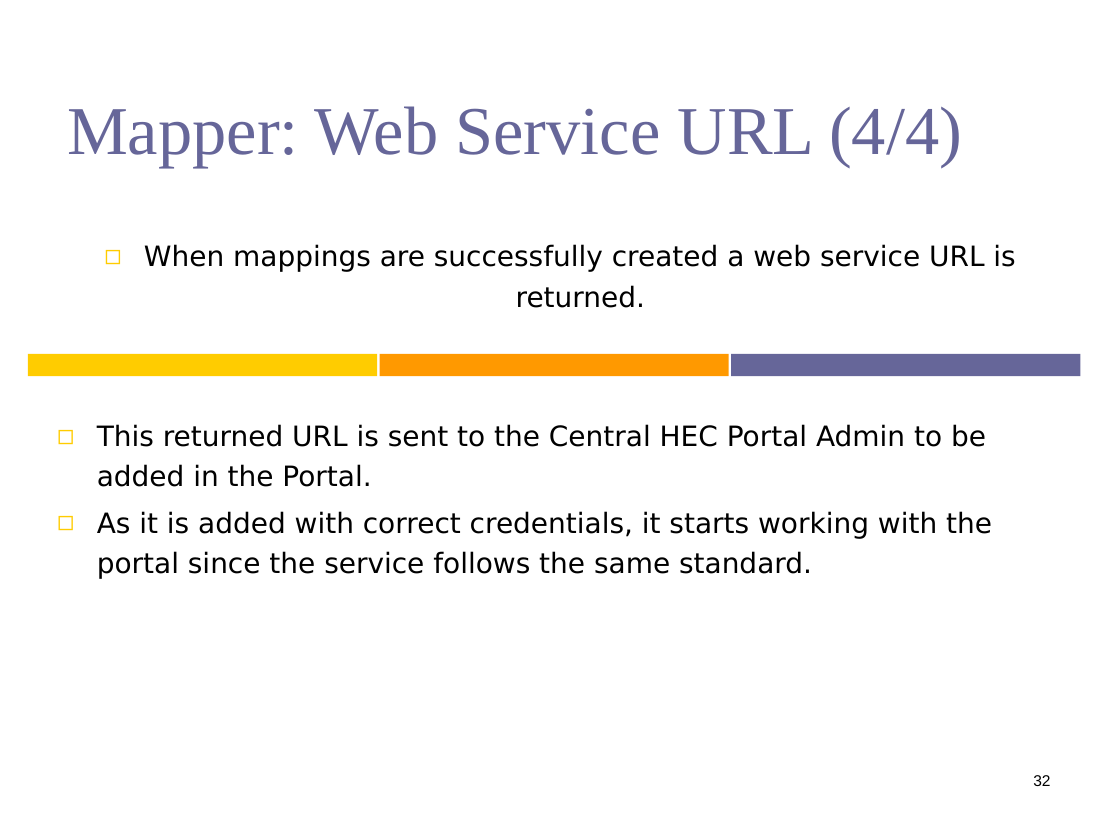
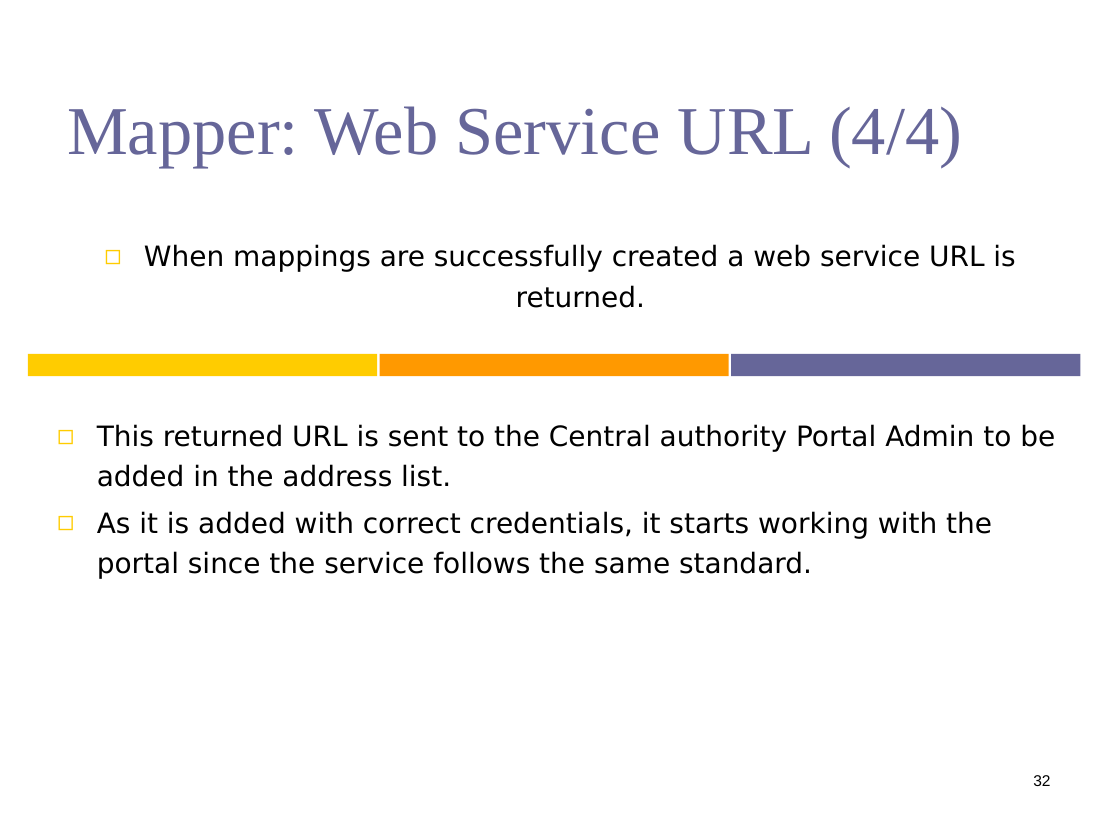
Before and after one commit to umair3/dress, a slide deck: slide 32 of presentations_and_documents/inhouse.ppt. Drawn at 1120x840 pixels with LibreOffice and Linux fonts; fonts in the diff are those of the drawing. Boxes give left, top, right and bottom in pixels: in the first picture for what was removed or moved away, otherwise in the second. Text is boxed around its words. In the diff, an @@ line names an element or a change of style, - is before the commit and + after.

```diff
--- a/presentations_and_documents/inhouse.ppt
+++ b/presentations_and_documents/inhouse.ppt
@@ text at (97, 424, 1055, 487): text changed @@
-◻ This returned URL is sent to the Central HEC Portal Admin to be added in the Portal.
+◻ This returned URL is sent to the Central authority Portal Admin to be added in the address list.
```
Also in this commit, not shown: 1 other slide changed, 1 other file.
